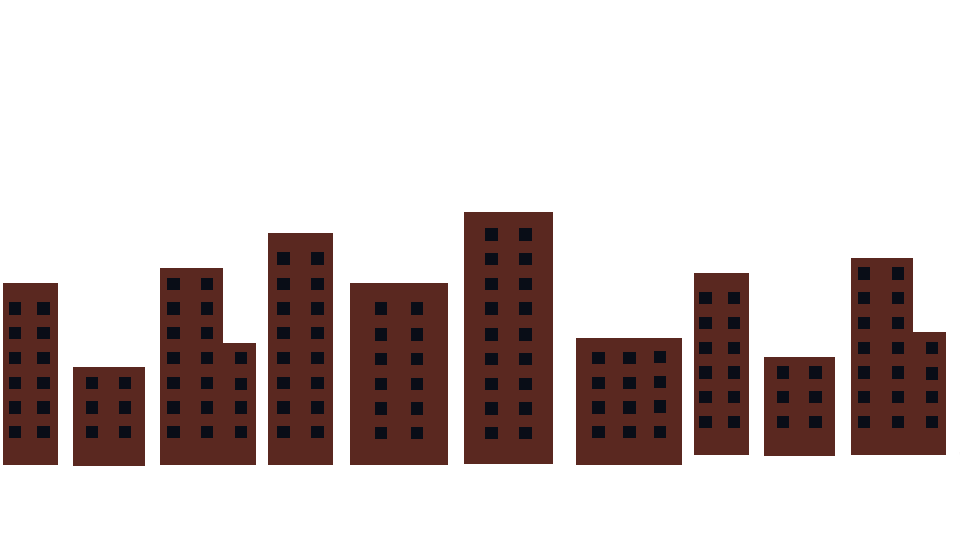
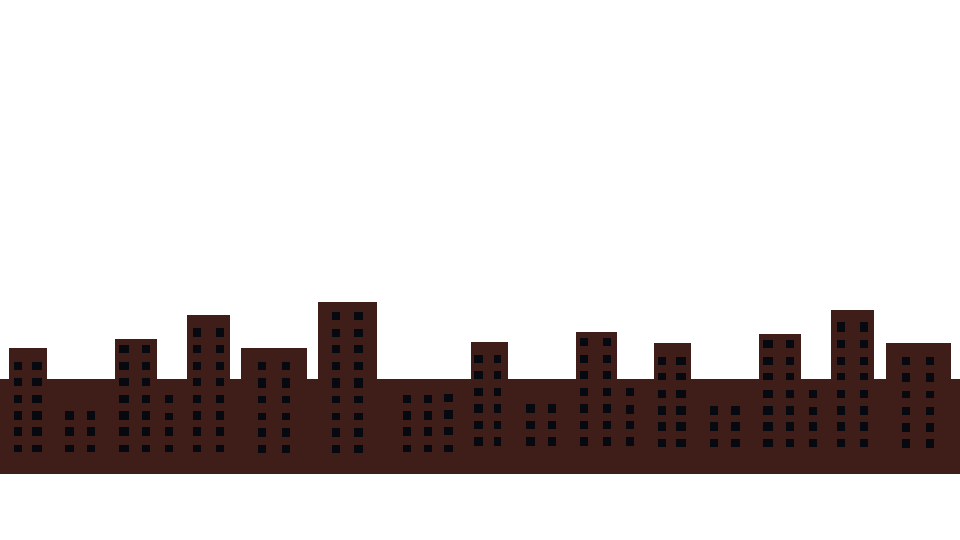
Layered file, before and after one edit (960px x 540px). Changes by layer:
hid "Bloki2" over [3, 212, 960, 466]
added layer "Bloki3 kopia" above "Okna" over [0, 302, 960, 474]
